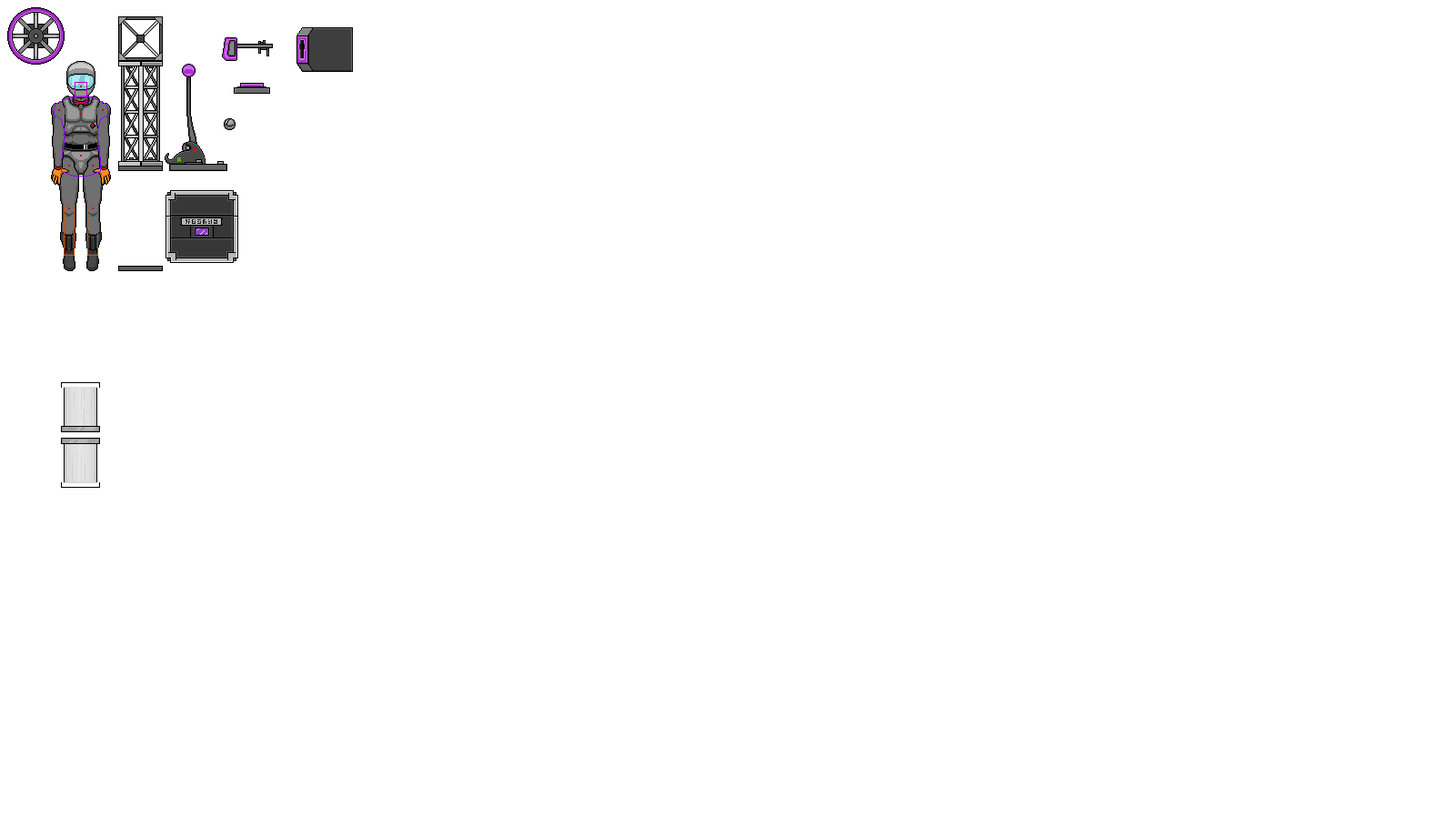
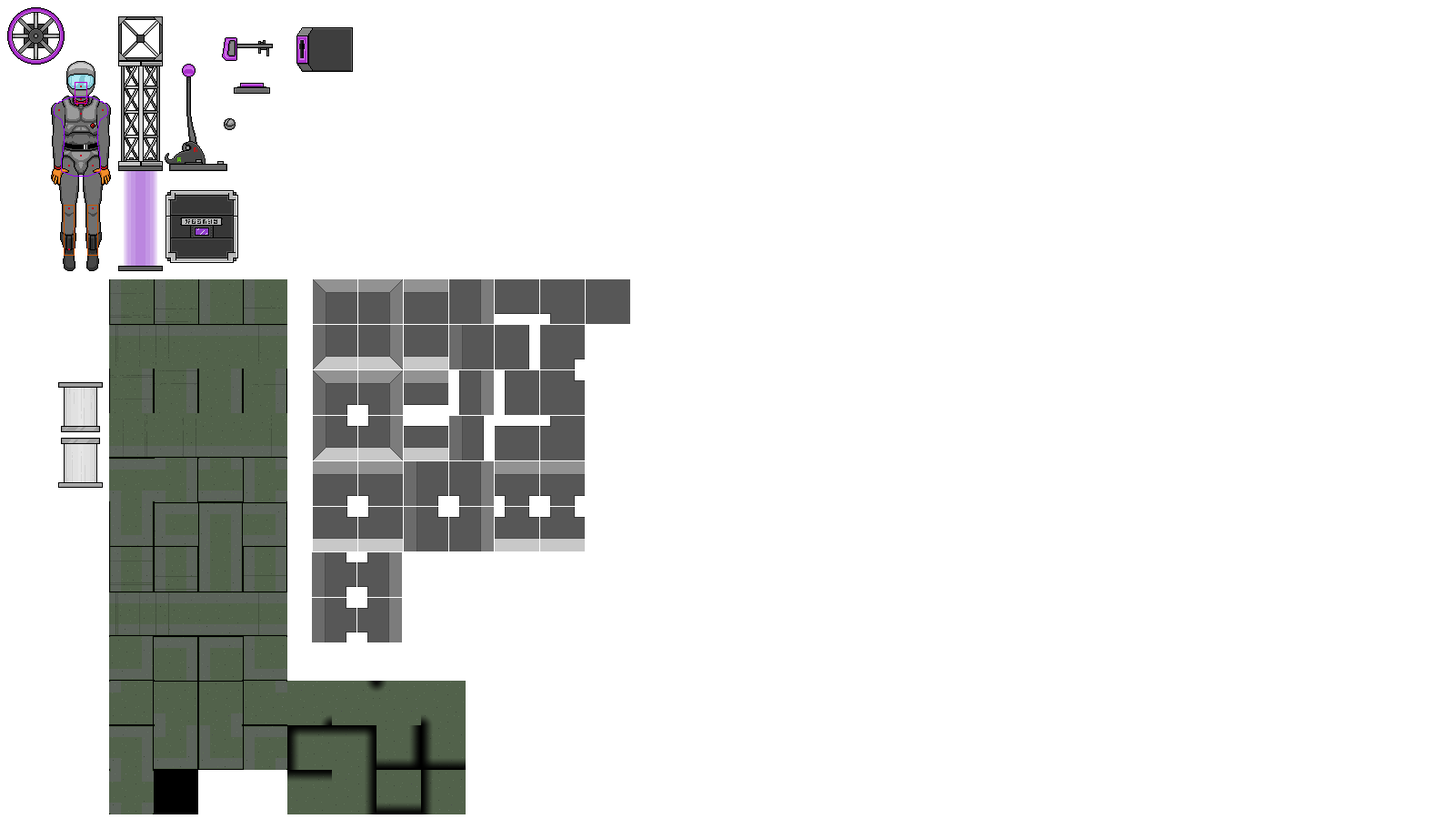
Two versions of the same layered image (1455×819). Layer-by-layer changes:
showed "Layer 3", painted on it over <box>58,171,631,815</box>
